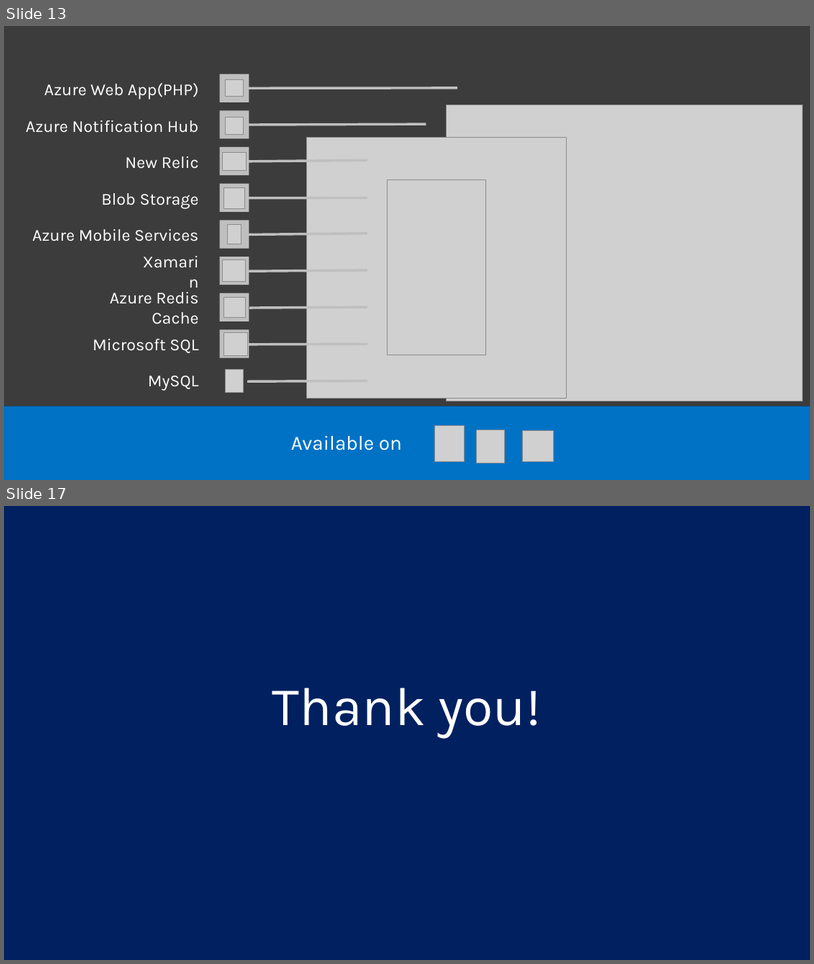
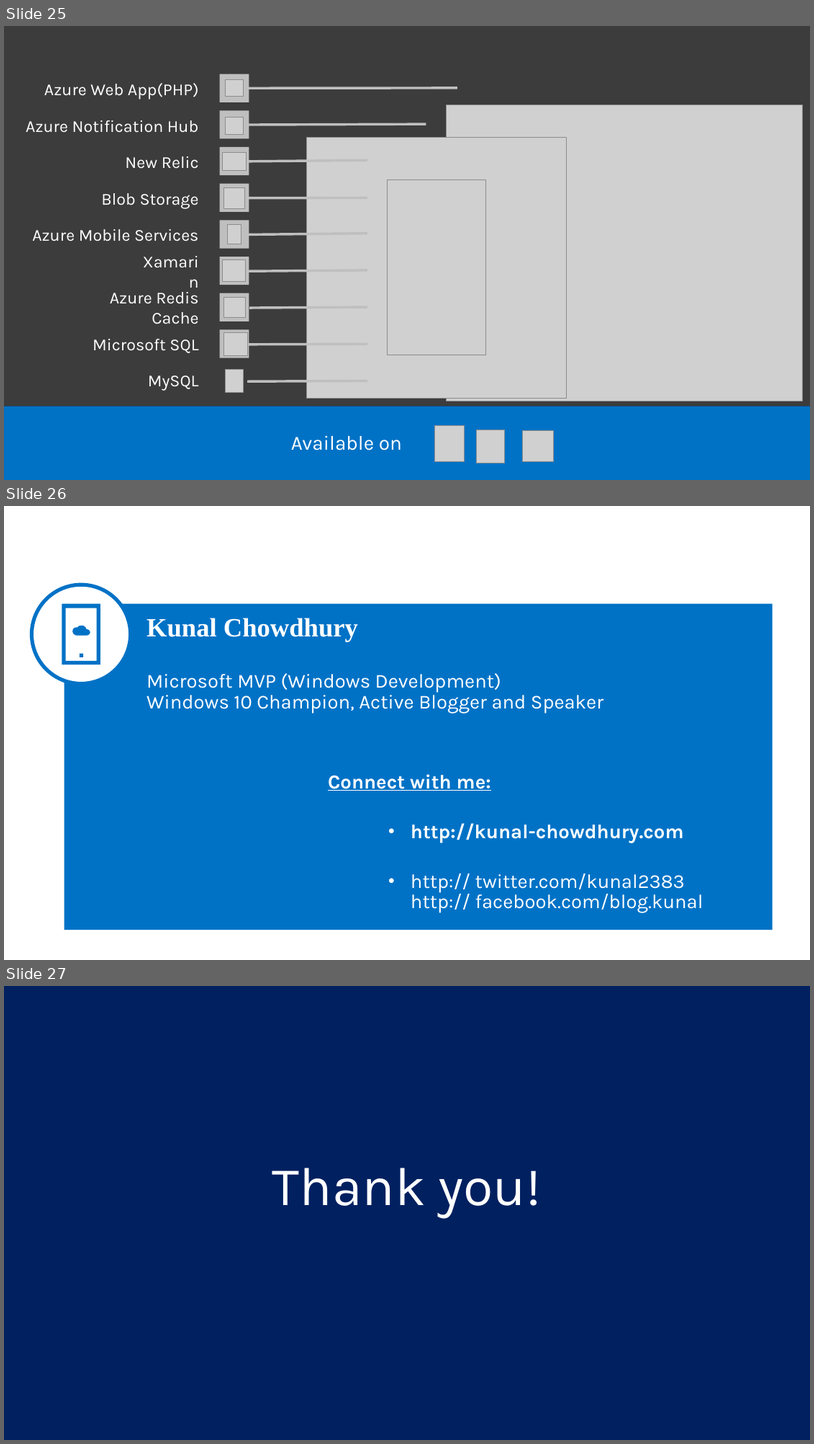
Before and after one commit to kunal-chowdhury/Public-Speakings, a slide deck: 12-Nov-2016, Microsoft Azure MVP Bootcamp/Azure App Services and Universal Windows Platform.pptx. Shown one above the other, each under a label of ours: slides 13 and 17 before the commit, slides 25, 26 and 27 after it; the slides between them are not shown. The pictures are 814x964 and 814x1444 pixels, drawn with LibreOffice and Linux fonts; fonts in the diff are those of the drawing; grey boxes stand for pictures. Boxes give left, top, right and bottom in pixels: in the first picture for what was removed or moved away, otherwise in the second. Text is boxed around its words. In the diff, an @@ line names an element or a change of style, - is before the commit and + after.

Commit message:
Updated slide 'Azure App Services and Universal Windows Platform' for 'Azure MVP Bootcamp'

```diff
--- a/12-Nov-2016, Microsoft Azure MVP Bootcamp/Azure App Services and Universal Windows Platform.pptx
+++ b/12-Nov-2016, Microsoft Azure MVP Bootcamp/Azure App Services and Universal Windows Platform.pptx
@@ slide 26 added at (x1=4, y1=506, x2=810, y2=960), background #FFFFFF @@
@@ ellipse added at (x1=32, y1=585, x2=131, y2=684), fill #FFFFFF, outline #0072C6 4.5 pt @@
@@ freeform shape added at (x1=62, y1=604, x2=100, y2=665), fill #0072C6 @@
@@ rectangle added at (x1=64, y1=604, x2=773, y2=930), fill #0072C6 @@
@@ text added at (x1=147, y1=618, x2=704, y2=913), 24 pt, text #FFFFFF @@
+Kunal Chowdhury
+Microsoft MVP (Windows Development)
+Windows 10 Champion, Active Blogger and Speaker
+            Connect with me:
+                • http://kunal-chowdhury.com
+                • http:// twitter.com/kunal2383
+                  http:// facebook.com/blog.kunal
@@ what was slide 13 is now slide 25 @@
@@ what was slide 17 is now slide 27 @@
```
Also in this commit, not shown: 3 slides changed, 13 other slides added, 4 slides removed.
